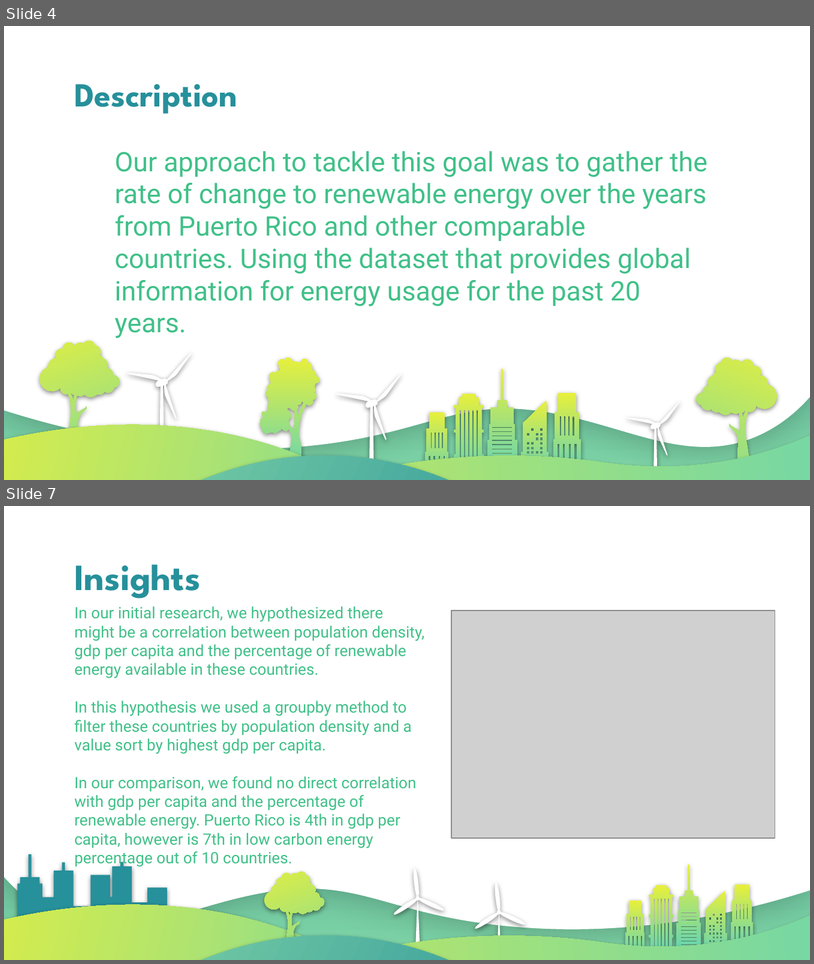
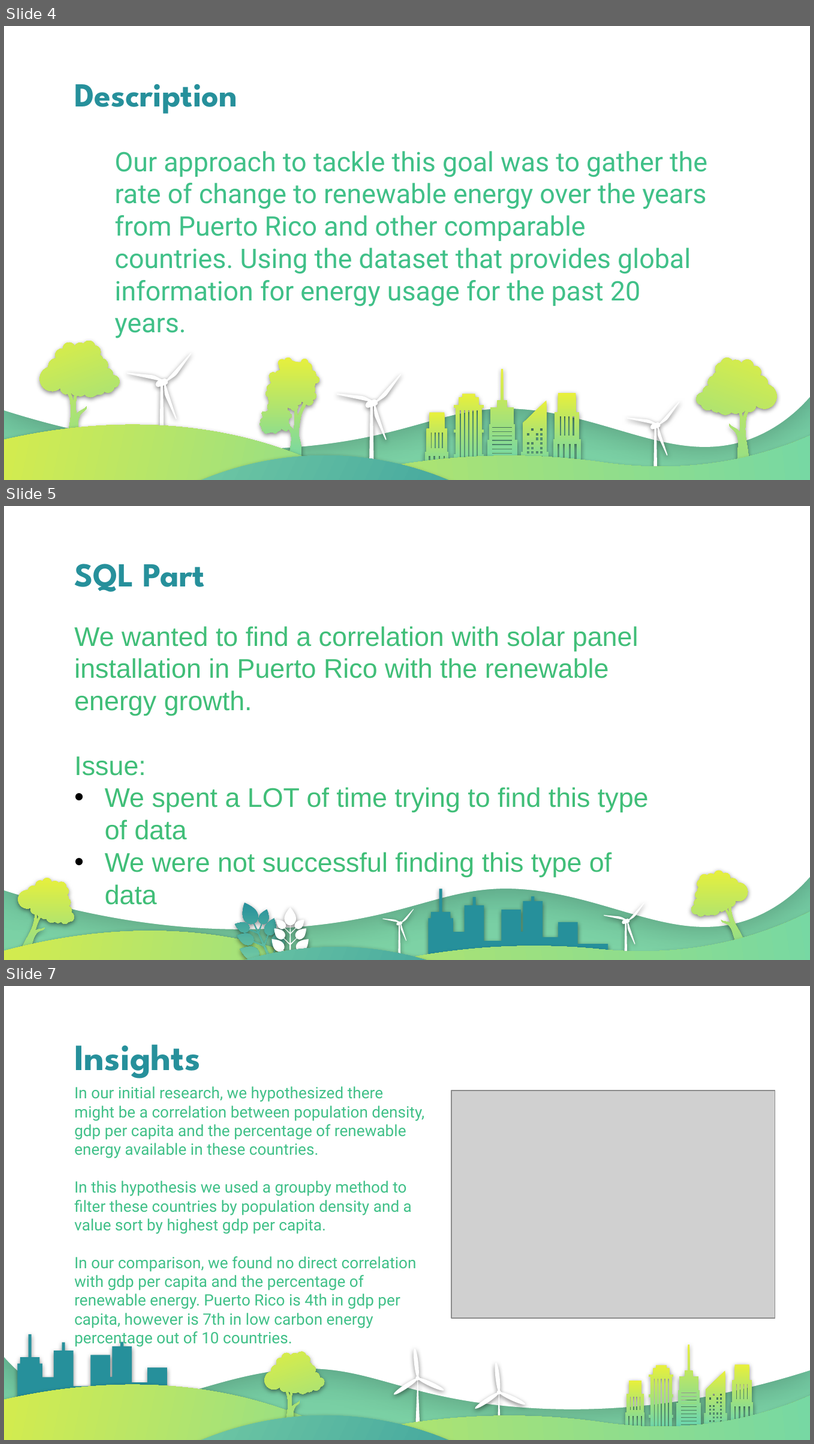
Before and after one commit to verushka333/global_energy_project, a slide deck: PR_energy_project.pptx. Shown one above the other, each under a label of ours: slides 4 and 7 before the commit, slides 4, 5 and 7 after it; the slides between them are not shown. The pictures are 814x964 and 814x1444 pixels, drawn with LibreOffice and Linux fonts; fonts in the diff are those of the drawing; grey boxes stand for pictures. Boxes give left, top, right and bottom in pixels: in the first picture for what was removed or moved away, otherwise in the second. Text is boxed around its words. In the diff, an @@ line names an element or a change of style, - is before the commit and + after.

```diff
--- a/PR_energy_project.pptx
+++ b/PR_energy_project.pptx
@@ slide 5 added at (4,506,810,960), background gradient #26909B to #7FD4A5; not listed: 1 template element that a slide beside it also shows @@
@@ title added at (74,564,206,592), 30 pt, text #26909B, bold @@
+SQL Part
@@ text added at (74,626,649,904), 24 pt, text #40BE78 @@
+We wanted to find a correlation with solar panel installation in Puerto Rico with the renewable energy growth.
+Issue:
+      • We spent a LOT of time trying to find this type of data
+      • We were not successful finding this type of data
@@ freeform shape added at (4,819,810,960), fill gradient #E8F03B to #61D3B7 @@
@@ freeform shape added at (141,842,570,960), fill gradient #7FD4A5 to #26909B @@
@@ freeform shape added at (4,849,553,960), fill gradient #E8F03B to #61D3B7 @@
@@ freeform shape added at (12,876,75,960), fill gradient #E8F03B to #61D3B7 @@
@@ freeform shape added at (691,868,754,960), fill gradient #E8F03B to #61D3B7 @@
@@ freeform shape added at (428,888,608,960), fill #26909B @@
@@ freeform shape added at (236,902,286,960), fill gradient #26909B to #7FD4A5 @@
@@ freeform shape added at (272,907,309,960), fill #FFFFFF @@
@@ freeform shape added at (383,909,414,960), fill #FFFFFF @@
@@ freeform shape added at (604,902,645,960), fill #FFFFFF @@
```
Also in this commit, not shown: 2 slides changed, 2 other slides added, 3 other files.
